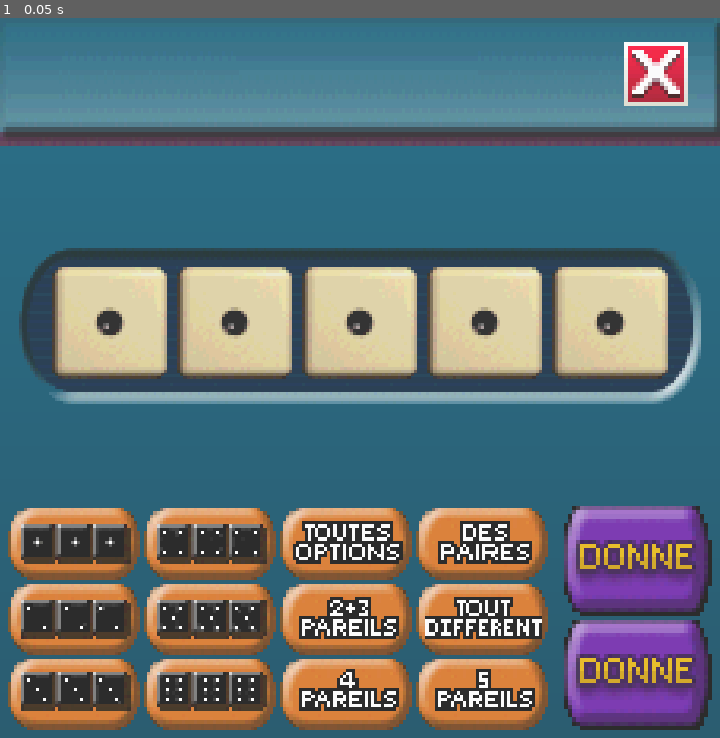
Above: before the commit, frame 1.
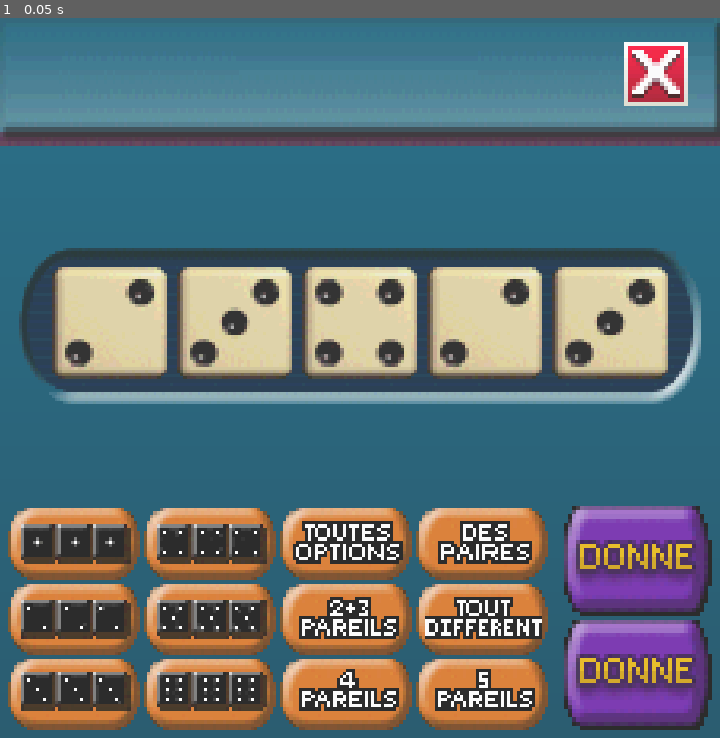
Above: after the commit, the same moment.

Repository: djalexkidd/yams
Game: Godot game, scene res://scenes/game.tscn
Same seed, same stepped clock (60 frames per second), same inputs: the game is played once before the commit and once after it.
Inputs:
- Up to frame 1 (0.05 s): no input

The runs differ from the first frame. In frame 1, 1.9% of the frame differs, in the area x 9-91%, y 36-49%.

Commit message:
Random dice

Diff:
--- a/scenes/game.tscn
+++ b/scenes/game.tscn
@@ -260,6 +260,8 @@
 anchors_preset = 15
 anchor_right = 1.0
 anchor_bottom = 1.0
+grow_horizontal = 2
+grow_vertical = 2
 color = Color(0, 0, 0, 0.419608)
 
 [node name="VBoxContainer" type="VBoxContainer" parent="PausePanel/Pause"]
--- a/scripts/dice.gd
+++ b/scripts/dice.gd
@@ -5,3 +5,6 @@
 		$Select.play()
 	else:
 		$Deselect.play()
+
+func change_number(number):
+	texture_normal = load("res://assets/dice/" + str(number) + ".png")
--- a/scripts/game.gd
+++ b/scripts/game.gd
@@ -10,7 +10,7 @@
 	randomize()
 	for i in 5:
 		dice[i] = randi()%6+1
-		print(dice[i])
+		get_node("Dices/HBoxContainer/Dice" + str(i+1)).change_number(dice[i])
 
 func _on_pause_button_pressed():
 	$PausePanel.show()
